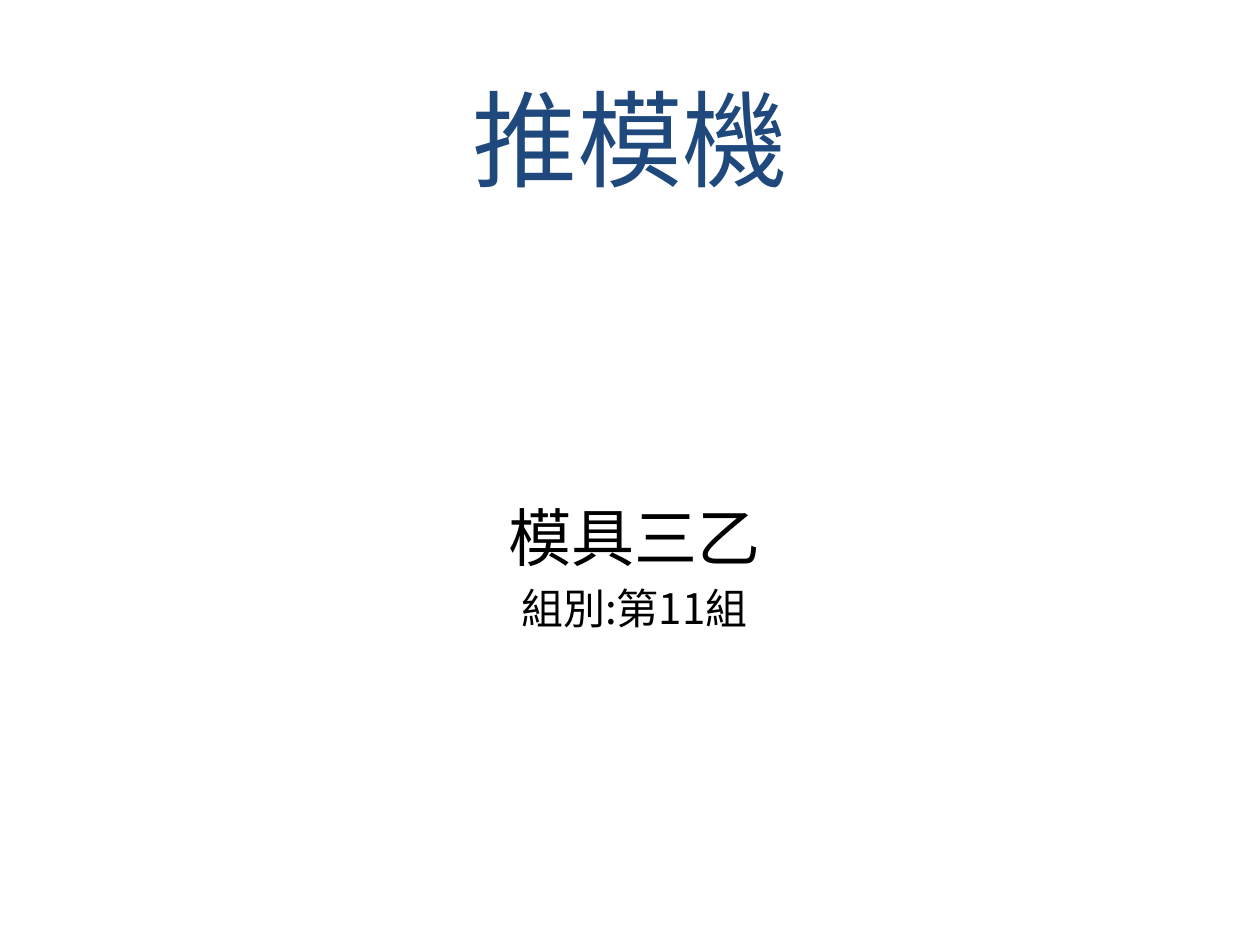
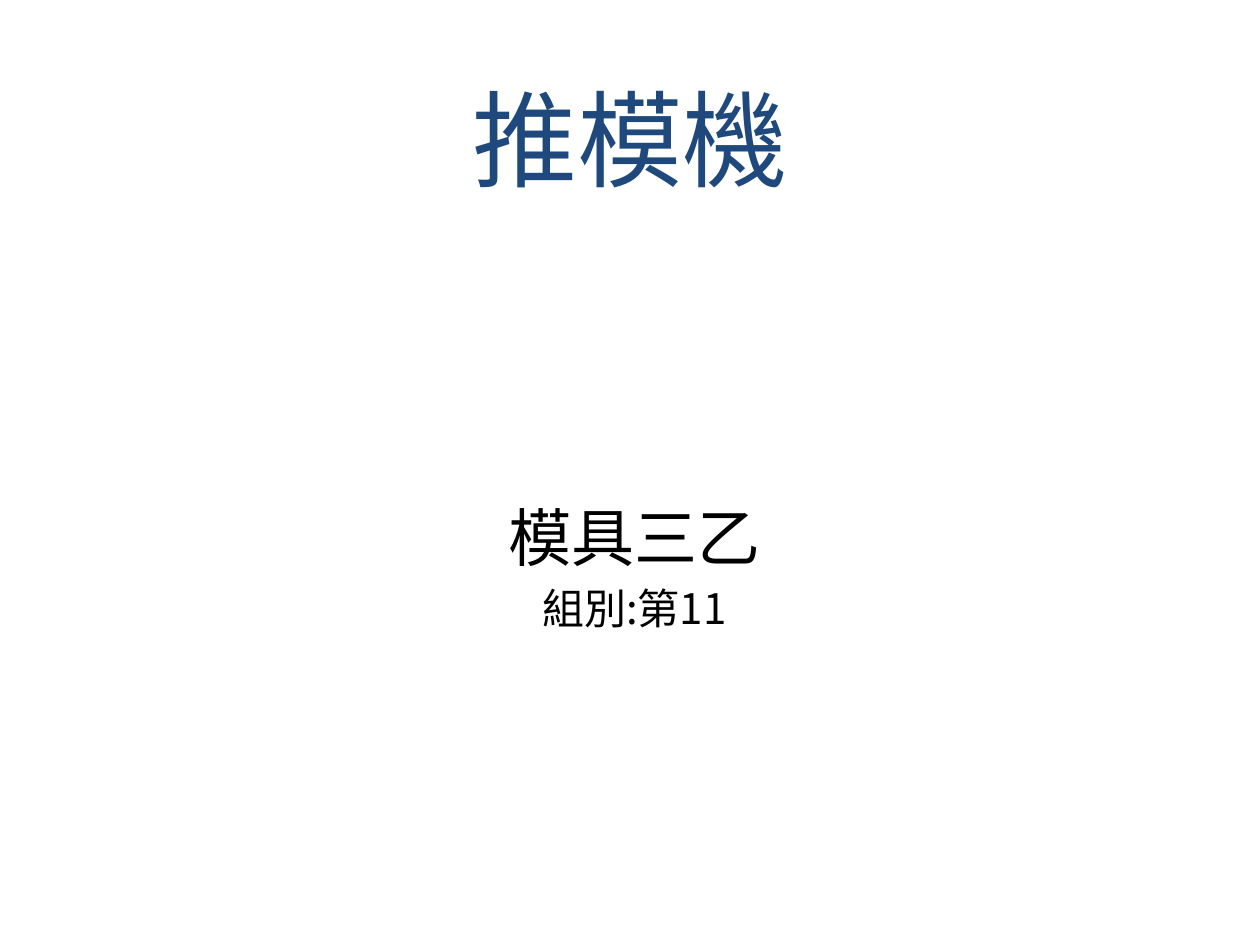
Before and after one commit to IK-3514/neayon-so-cute, a slide deck: slide 1 of 模具三乙第十一組.pptx. Drawn at 1260x945 pixels with LibreOffice and Linux fonts; fonts in the diff are those of the drawing; background and template pictures are left out. Boxes give left, top, right and bottom in pixels: in the first picture for what was removed or moved away, otherwise in the second. Text is boxed around its words. In the diff, an @@ line names an element or a change of style, - is before the commit and + after.

Commit message:
v2019.10.3 01

```diff
--- a/模具三乙第十一組.pptx
+++ b/模具三乙第十一組.pptx
@@ subtitle at (542,588,726,628): text changed @@
-組別:第11組
+組別:第11
```
